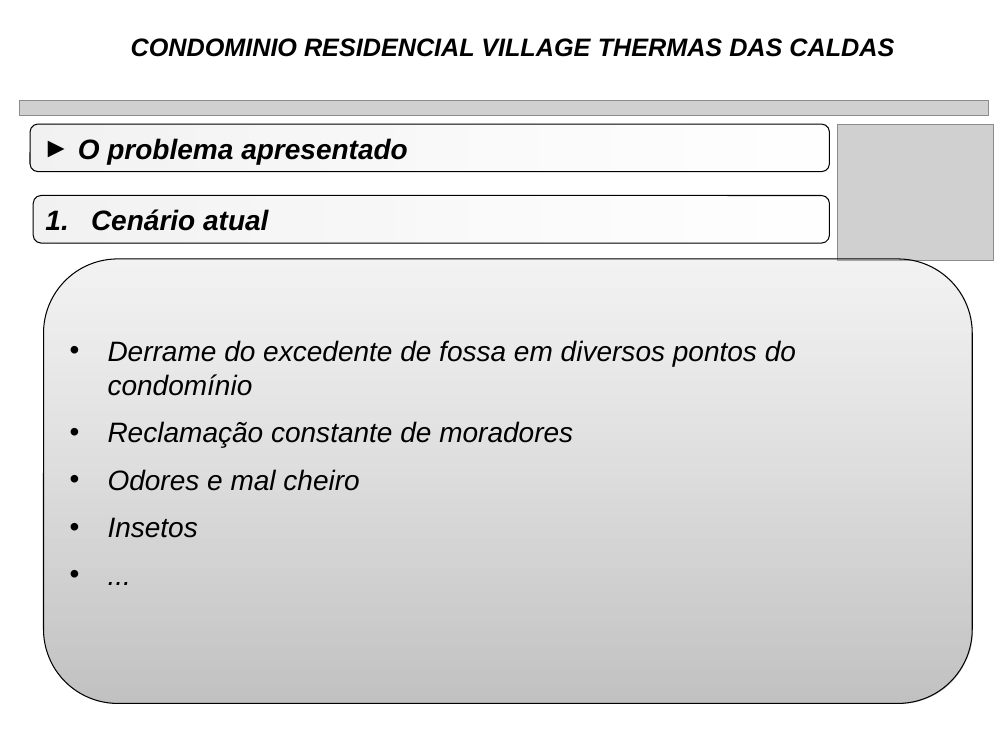
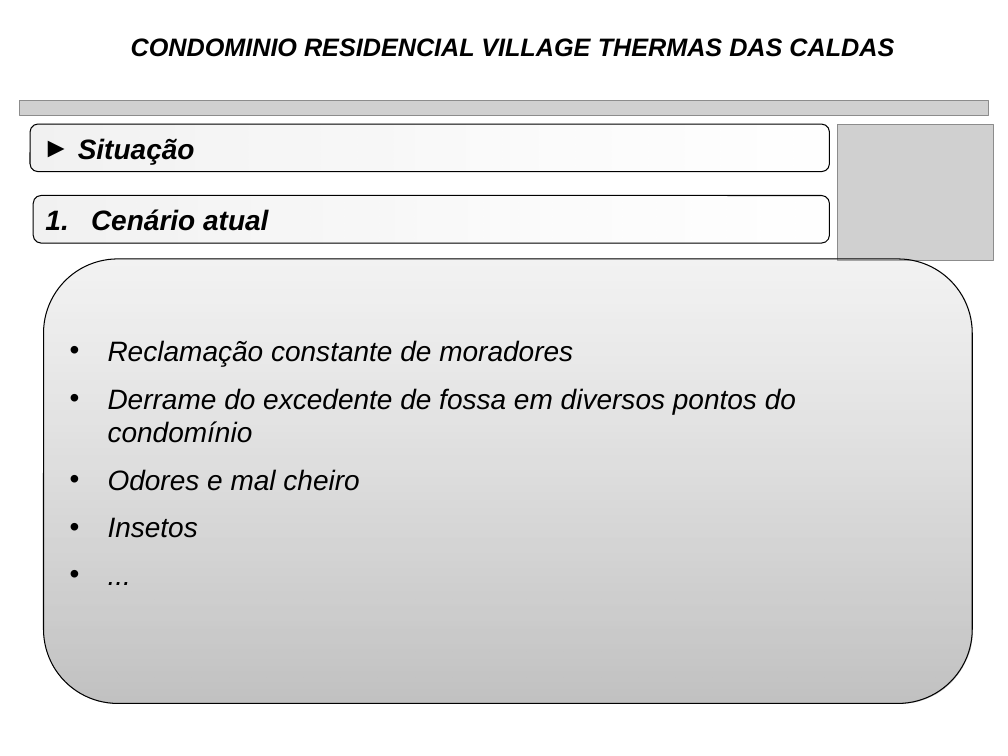
Before and after one commit to rwlc71/Village, a slide deck: slide 3 of Manutenção Village/FossaSepticas.pptx. Drawn at 1008x756 pixels with LibreOffice and Linux fonts; fonts in the diff are those of the drawing; grey boxes stand for pictures. Boxes give left, top, right and bottom in pixels: in the first picture for what was removed or moved away, otherwise in the second. Text is boxed around its words. In the diff, an @@ line names an element or a change of style, - is before the commit and + after.

```diff
--- a/Manutenção Village/FossaSepticas.pptx
+++ b/Manutenção Village/FossaSepticas.pptx
@@ text in rounded rectangle at (x1=78, y1=138, x2=195, y2=164): text changed @@
-► O problema apresentado
+► Situação
@@ text at (x1=108, y1=340, x2=573, y2=366): paragraph added @@
+• Reclamação constante de moradores
@@ text at (x1=108, y1=421, x2=573, y2=447): paragraph removed @@
-• Reclamação constante de moradores
```
Also in this commit, not shown: 11 other slides changed, 8 slides added, 2 other files.
